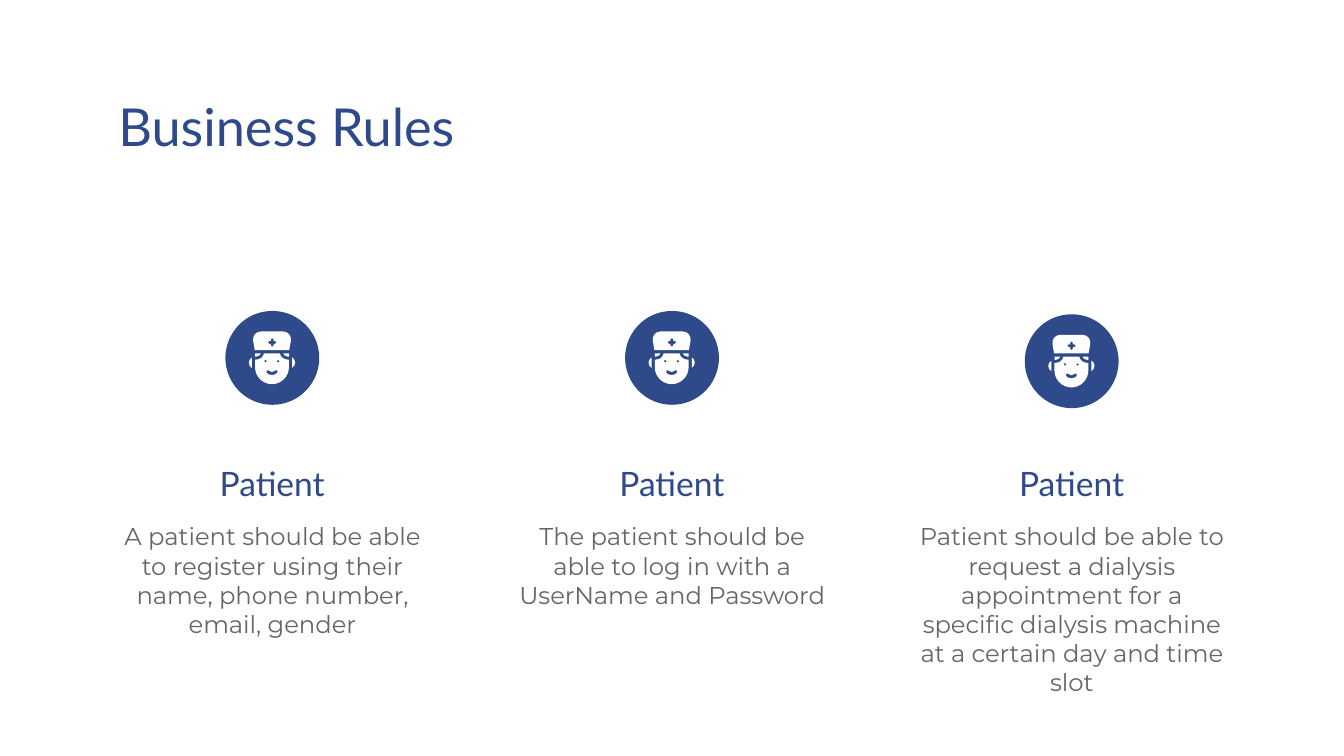
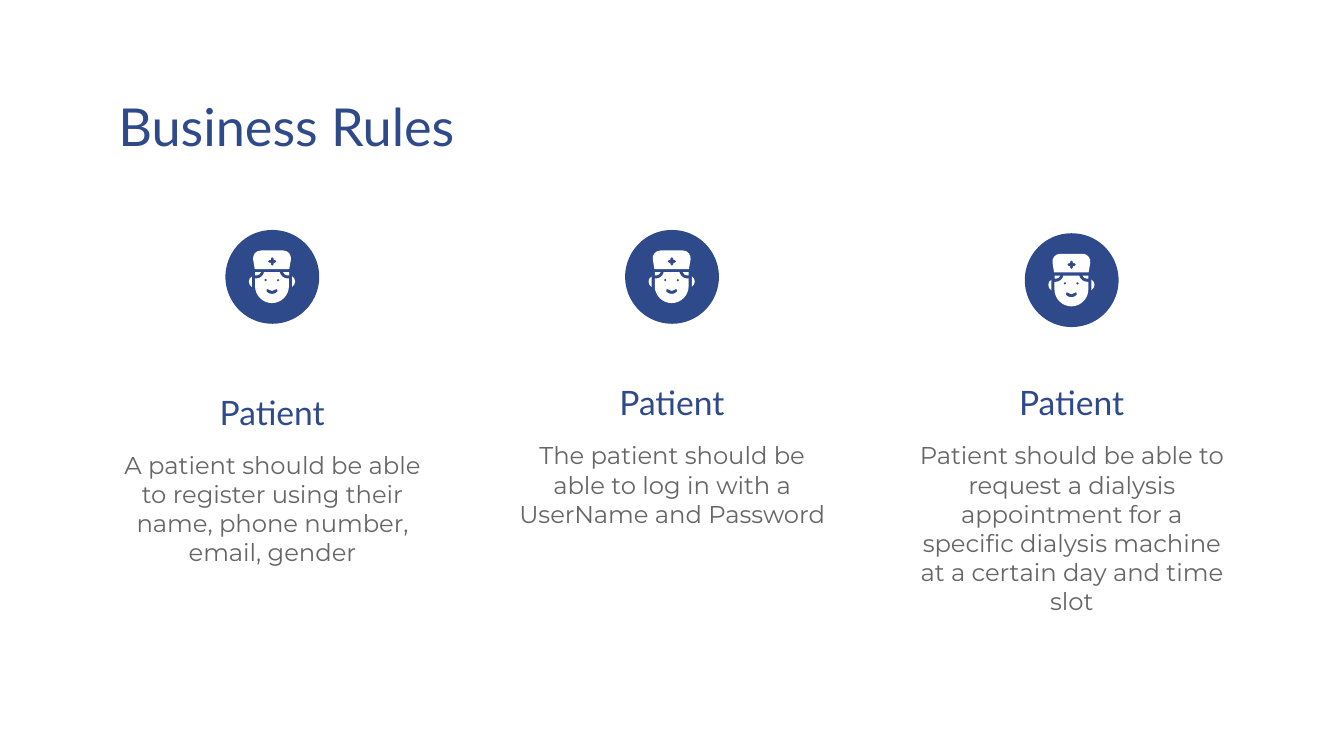
Before and after one commit to DoniaMetwalli/Hospital-System, a slide deck: slide 6 of PresentationV2.pptx. Drawn at 1344x756 pixels with LibreOffice and Linux fonts; fonts in the diff are those of the drawing. Boxes give left, top, right and bottom in pixels: in the first picture for what was removed or moved away, otherwise in the second. Text is boxed around its words. In the diff, an @@ line names an element or a change of style, - is before the commit and + after.

```diff
--- a/PresentationV2.pptx
+++ b/PresentationV2.pptx
@@ 18 freeform shapes, 3 ellipses, 2 subtitles, 2 titles moved together from (x1=226, y1=310, x2=1224, y2=691) to (x1=226, y1=230, x2=1224, y2=610) @@
@@ title "Patient" moved from (x1=220, y1=471, x2=325, y2=497) to (x1=220, y1=400, x2=325, y2=426) @@
@@ subtitle "A patient should be able ..." moved from (x1=124, y1=527, x2=421, y2=638) to (x1=124, y1=456, x2=421, y2=566) @@
```
Also in this commit, not shown: 7 other slides changed, 12 slides added.
